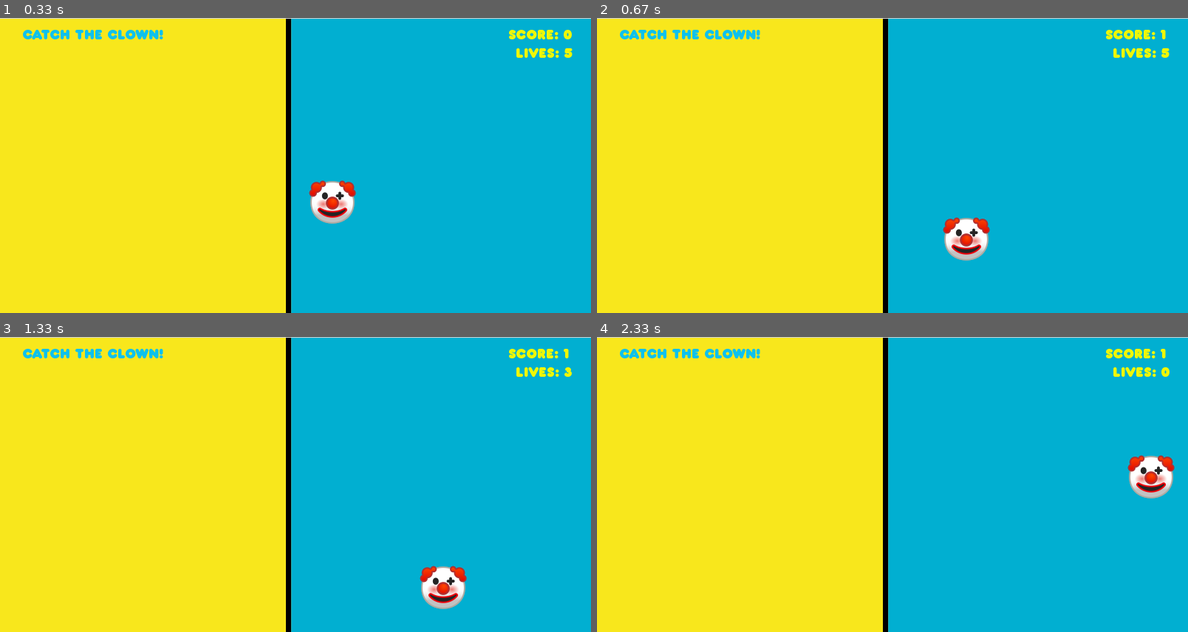
Above: before the commit, frames 1-4 (two rows, left to right).
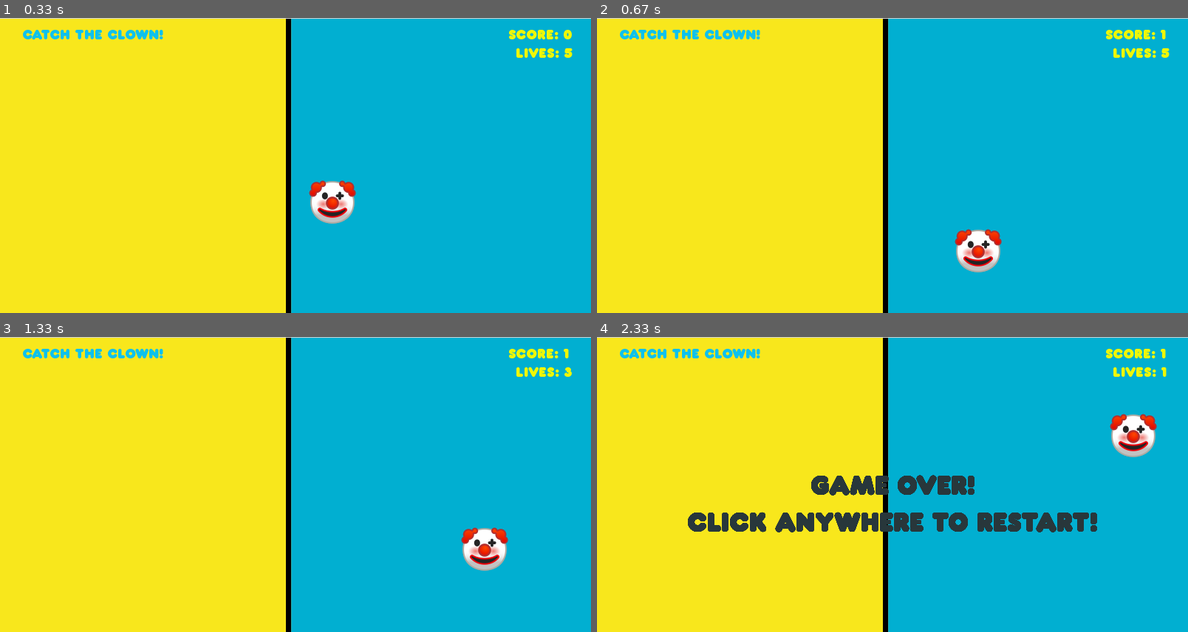
Above: after the commit, the same moments.

Repository: TigerZhu10/Catch_the_clown
Game: pygame game, started from main.py
Same seed, same stepped clock (60 frames per second), same inputs: the game is played once before the commit and once after it.
Inputs (mouse positions are in pixels of both pictures, inside the frame that each line leads up to):
- Up to frame 1 (0.33 s): no input
- Up to frame 2 (0.67 s): click (939, 209) at 0.38 s
- Up to frame 3 (1.33 s): click (295, 502) at 0.72 s; click (112, 440) at 1.05 s
- Up to frame 4 (2.33 s): click (1111, 587) at 1.38 s; click (904, 384) at 1.72 s; click (862, 561) at 2.05 s

Frame 1 is identical in both runs. In frame 2, 1.4% of the frame differs, in the area x 58-69%, y 67-87%; in frame 3, 1.9%; in frame 4, 6.4%, in the area x 15-98%, y 10-67%.

Commit message:
Finish project

Diff:
--- a/main.py
+++ b/main.py
@@ -16,6 +16,8 @@
 pygame.display.set_caption("Catch the Clown!")
 
 back_music = pygame.mixer.Sound('ctc_background_music.wav')
+miss_music = pygame.mixer.Sound('miss_sound.wav')
+hit_music = pygame.mixer.Sound('click_sound.wav')
 back_music.play(-1)
 
 back_ground = pygame.image.load("background.png")
@@ -24,6 +26,16 @@
 title_font = pygame.font.Font('Franxurter.ttf',23)
 score_font = pygame.font.Font('Franxurter.ttf',23)
 lives_font = pygame.font.Font('Franxurter.ttf',23)
+reset_font = pygame.font.Font('Franxurter.ttf',45)
+restart_font = pygame.font.Font('Franxurter.ttf',45)
+
+reset_text = reset_font.render("Game Over!", True, (40, 55, 59))
+reset_text_rect = reset_text.get_rect()
+reset_text_rect.center = (WINDOW_WIDTH//2, WINDOW_HEIGHT//2)
+
+restart_text = restart_font.render("Click Anywhere to Restart!", True, (40, 55, 59))
+restart_text_rect = restart_text.get_rect()
+restart_text_rect.center = (WINDOW_WIDTH//2, WINDOW_HEIGHT//2 + 50)
 
 title_text = title_font.render("Catch the Clown!", True, (14,193,237))
 title_text_rect = title_text.get_rect()
@@ -40,6 +52,7 @@
 clown_image = pygame.image.load("clown.png")
 clown_rect = clown_image.get_rect()
 clown_rect.center = (WINDOW_WIDTH//2,WINDOW_HEIGHT//2)
+
 
 clown_speed = 5
 clown_direction = random.choice([1,-1])
@@ -58,15 +71,39 @@
 
         if ev.type == pygame.MOUSEBUTTONDOWN and ev.button == 1:
             if clown_rect.collidepoint(ev.pos):
+                hit_music.play(0)
                 score += 1
                 score_text = score_font.render("Score: " + str(score), True, (239,247,5))
-                clown_speed += 5
+                dx = dx + 2 if dx > 0 else dx - 2
+                dy = dy + 2 if dy > 0 else dy - 2
+
             else:
+                miss_music.play(0)
                 lives -= 1
                 lives_text = lives_font.render("Lives: " + str(lives), True, (239,247,5))
-                if lives < 0:
-                    #卡程序写在这儿
-                    print()
+                if lives <= 0:
+                    back_music.stop()
+                    pause = True
+                    while pause:
+                        display_surface.blit(reset_text, reset_text_rect)
+                        display_surface.blit(restart_text, restart_text_rect)
+                        for ev in pygame.event.get():
+                            if ev.type == pygame.MOUSEBUTTONDOWN:
+                                back_music.play(-1)
+                                clown_rect.center = (WINDOW_WIDTH//2,WINDOW_HEIGHT//2)
+                                clown_speed = 5
+                                score = 0
+                                lives = 5
+                                score_text = score_font.render("Score: " + str(score), True, (239,247,5))
+                                lives_text = lives_font.render("Lives: " + str(lives), True, (239,247,5))
+                                display_surface.blit(clown_image, clown_rect)
+                                pause = False
+                            if ev.type == pygame.QUIT:
+                                game_running = False
+                                pause = False
+
+                        pygame.display.update()
+
 
 
     clown_rect.x += dx
@@ -87,14 +124,13 @@
         dy = -dy
 
 
-
-
     display_surface.blit(back_ground, (0, 0)) #背景图片
     display_surface.blit(title_text, title_text_rect) #title
     display_surface.blit(score_text, score_text_rect) #积分
     display_surface.blit(lives_text, lives_text_rect) #生命
     display_surface.blit(clown_image, clown_rect) #clown
 
+
     pygame.display.update()
     clock.tick(FPS)
 
--- a/tempCodeRunnerFile.py
+++ b/tempCodeRunnerFile.py
@@ -1,3 +1,2 @@
- # if Choice == 1:
-    #     clown_rect.y += clown_speed
-    # if Choice == 0:
+while pause:
+        #     display_surface.blit(reset_text, reset_text_rect)
